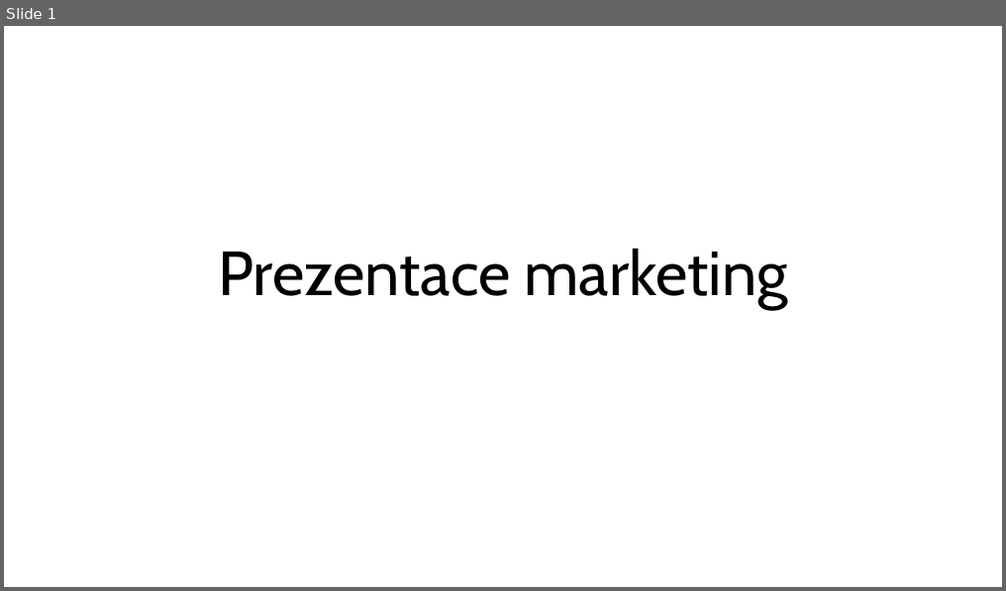
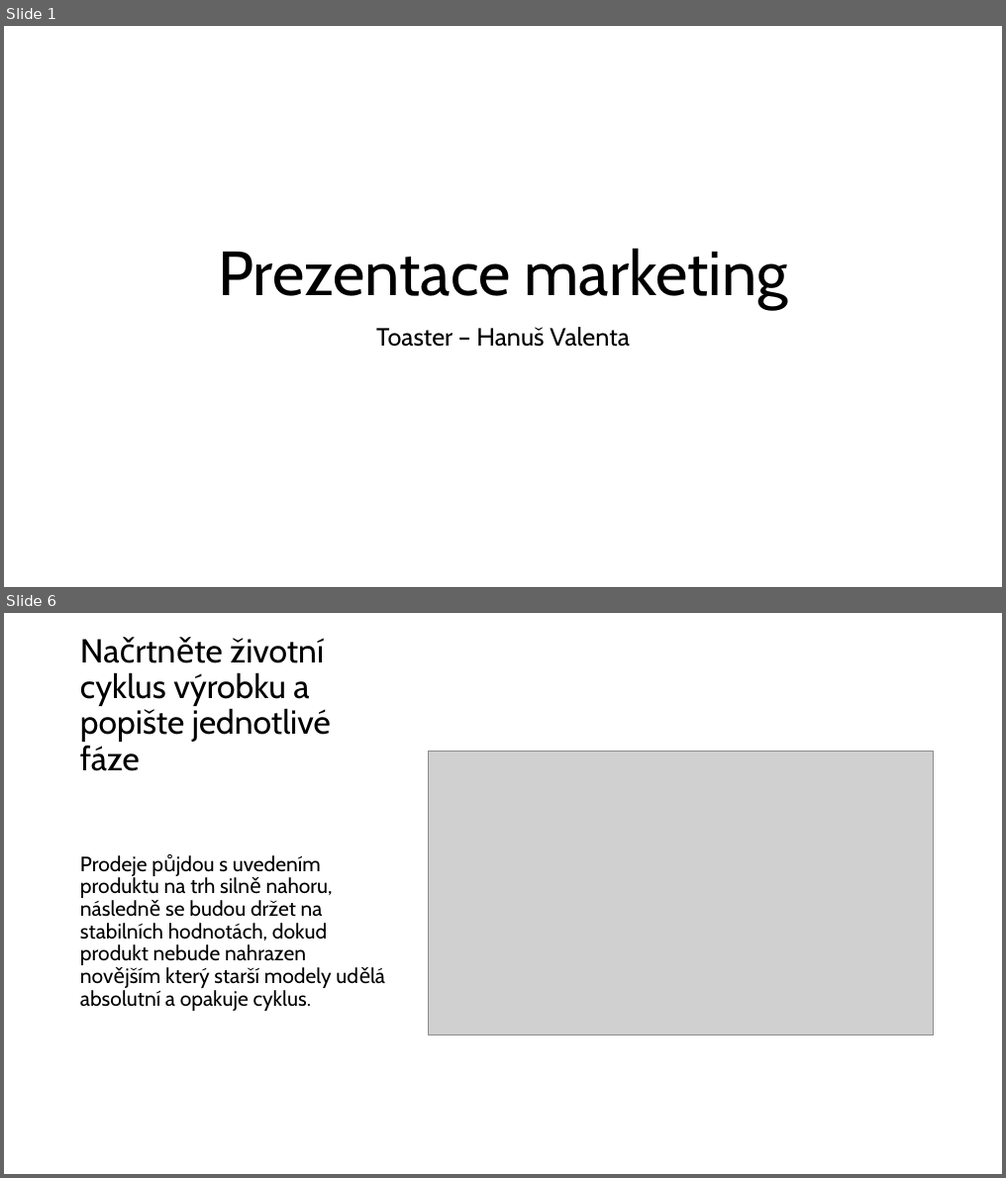
Before and after one commit to hanusvalenta/School, a slide deck: Files/Marketing/Prezentace marketing.pptx. Shown one above the other, each under a label of ours: slide 1 before the commit, slides 1 and 6 after it; the slides between them are not shown. The pictures are 1006x591 and 1006x1178 pixels, drawn with LibreOffice and Linux fonts; fonts in the diff are those of the drawing; grey boxes stand for pictures. Boxes give left, top, right and bottom in pixels: in the first picture for what was removed or moved away, otherwise in the second. Text is boxed around its words. In the diff, an @@ line names an element or a change of style, - is before the commit and + after.

```diff
--- a/Files/Marketing/Prezentace marketing.pptx
+++ b/Files/Marketing/Prezentace marketing.pptx
@@ slide 6 added at [4,613,1002,1174], background #FFFFFF @@
@@ title added at [80,638,331,771], 32 pt, text #000000 @@
+Načrtněte životní cyklus výrobku a popište jednotlivé fáze
@@ picture added at [429,752,934,1036] @@
@@ text added at [80,856,333,1011], 20 pt, text #000000 @@
+Prodeje půjdou s uvedením produktu na trh silně nahoru, následně se budou držet na stabilních hodnotách, dokud produkt nebude nahrazen novějším který starší modely udělá absolutní a opakuje cyklus.
@@ slide 1 changed as well @@
@@ subtitle added at [376,327,630,347], 24 pt, text #000000 @@
+Toaster – Hanuš Valenta
```
Also in this commit, not shown: 14 other slides added, 7 other files.
